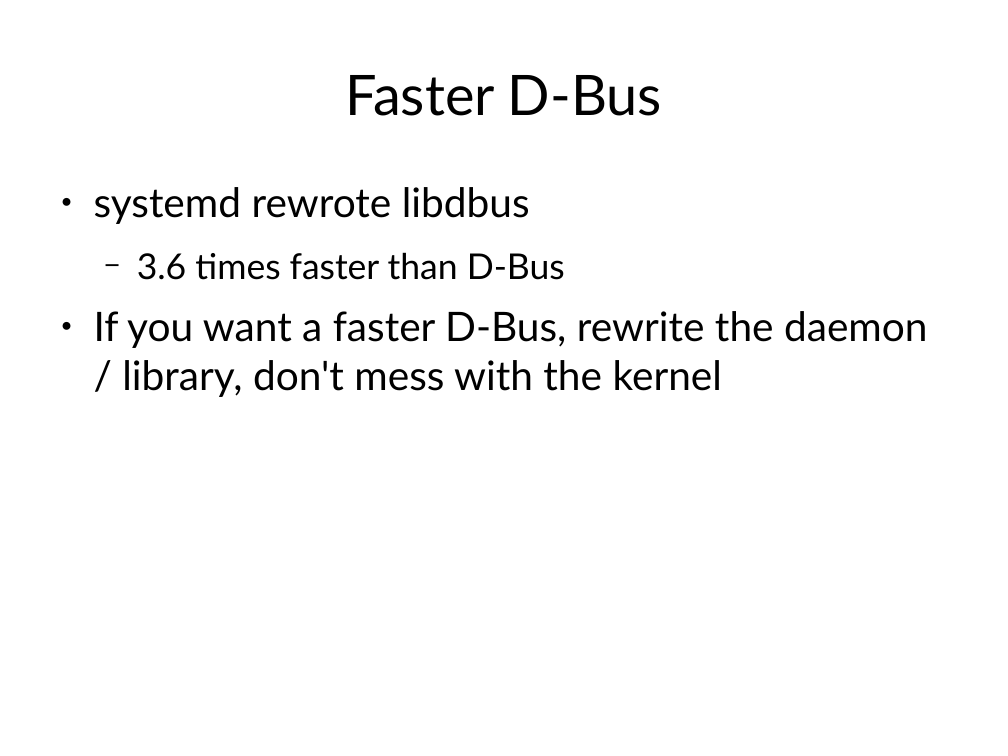
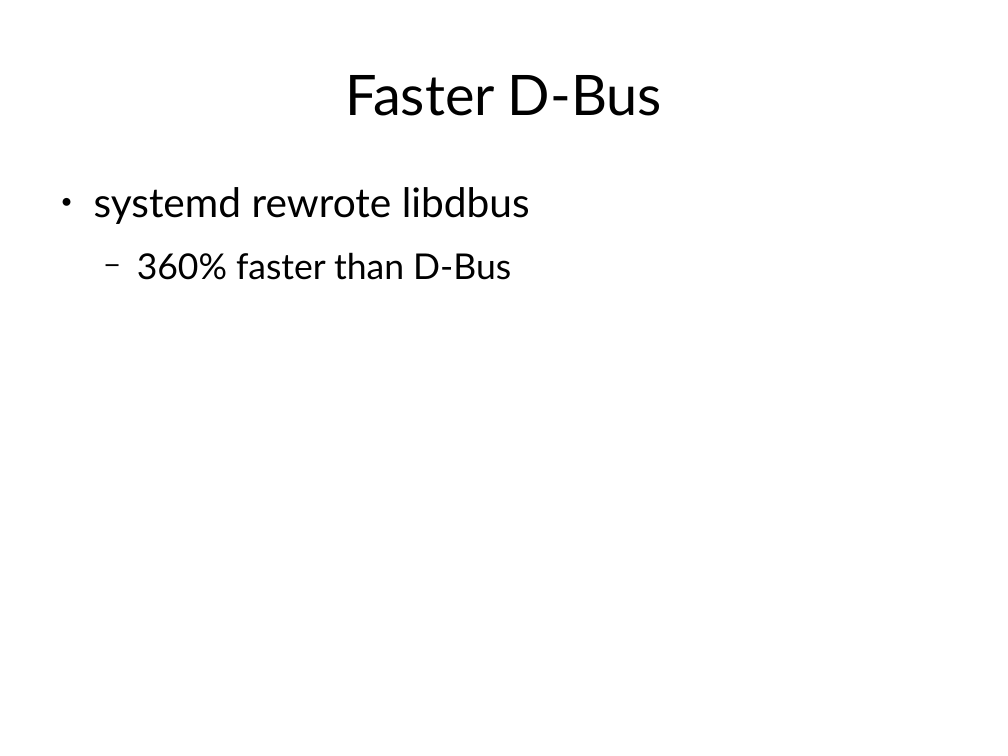
Before and after one commit to gregkh/presentation-kdbus, a slide deck: slide 16 of kdbus.odp. Drawn at 1008x756 pixels with LibreOffice and Linux fonts; fonts in the diff are those of the drawing. Boxes give left, top, right and bottom in pixels: in the first picture for what was removed or moved away, otherwise in the second. Text is boxed around its words. In the diff, an @@ line names an element or a change of style, - is before the commit and + after.

Commit message:
updates, final version?

```diff
--- a/kdbus.odp
+++ b/kdbus.odp
@@ text at box(137, 252, 511, 280): text changed; size 32 to 28 pt @@
-  − 3.6 times faster than D-Bus
-● If you want a faster D-Bus, rewrite the daemon / library, don't mess with the kernel
+  − 360% faster than D-Bus
```
Also in this commit, not shown: 7 other slides changed, 2 slides removed.
